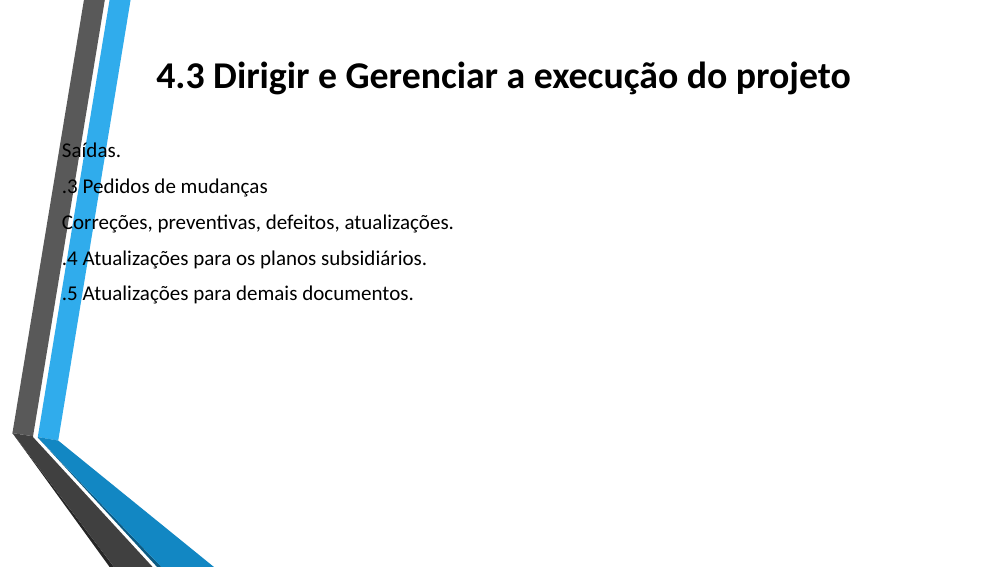
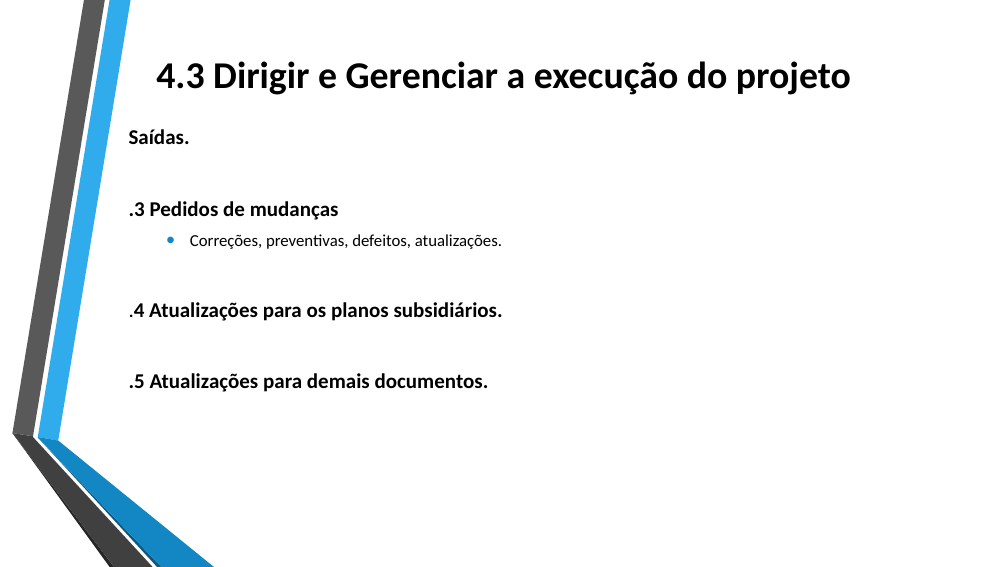
Before and after one commit to jharbes/ADMINISTRACAO-DE-REDES, a slide deck: slide 31 of RELATORIO PROVA P2/relatorio-pmbok-capitulo4-jharbes.pptx. Drawn at 1008x567 pixels with LibreOffice and Linux fonts; fonts in the diff are those of the drawing. Boxes give left, top, right and bottom in pixels: in the first picture for what was removed or moved away, otherwise in the second. Text is boxed around its words. In the diff, an @@ line names an element or a change of style, - is before the commit and + after.

```diff
--- a/RELATORIO PROVA P2/relatorio-pmbok-capitulo4-jharbes.pptx
+++ b/RELATORIO PROVA P2/relatorio-pmbok-capitulo4-jharbes.pptx
@@ text "Saídas.": place and size @@
-text "Saídas." at (62, 140, 455, 304)
+text "Saídas." at (129, 129, 503, 392)
@@ text "Saídas." at (129, 129, 503, 392): bold on in "Saídas.", ".3 Pedidos de mudanças", ".4 Atualizações para os planos subsidiários.", ".5 Atualizações para demais documentos."; size 20 to 16 pt in "Correções, preventivas, defeitos, atualizações."; bullet none to •; list level 1 to 2 in "Correções, preventivas, defeitos, atualizações." @@
```
Also in this commit, not shown: 9 other slides changed.
